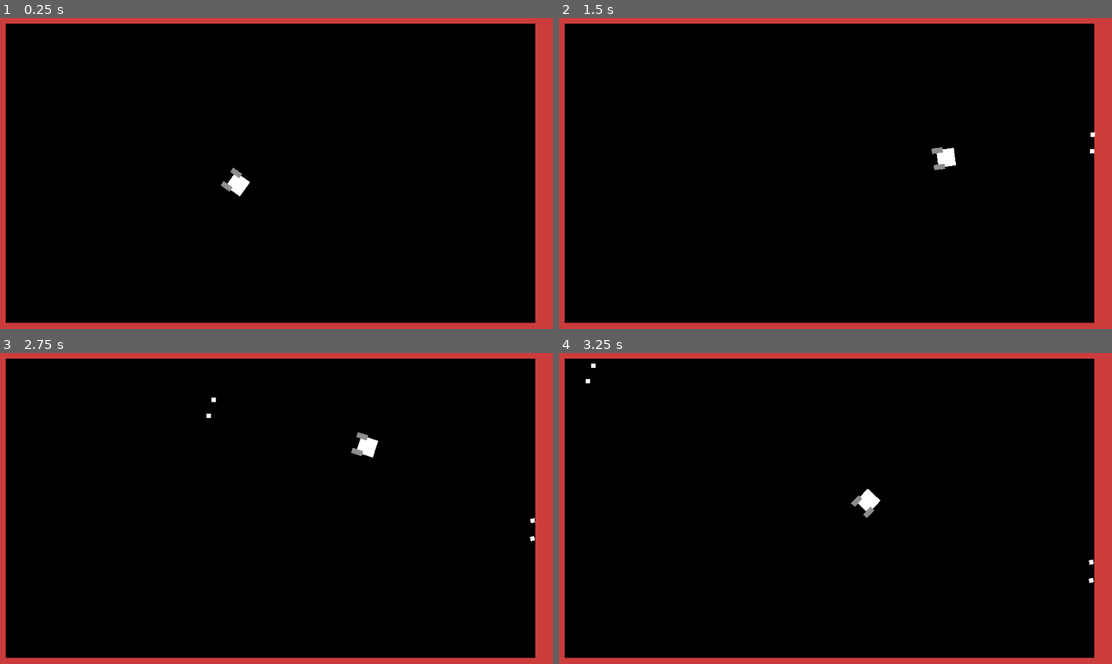
Above: before the commit, frames 1-4 (two rows, left to right).
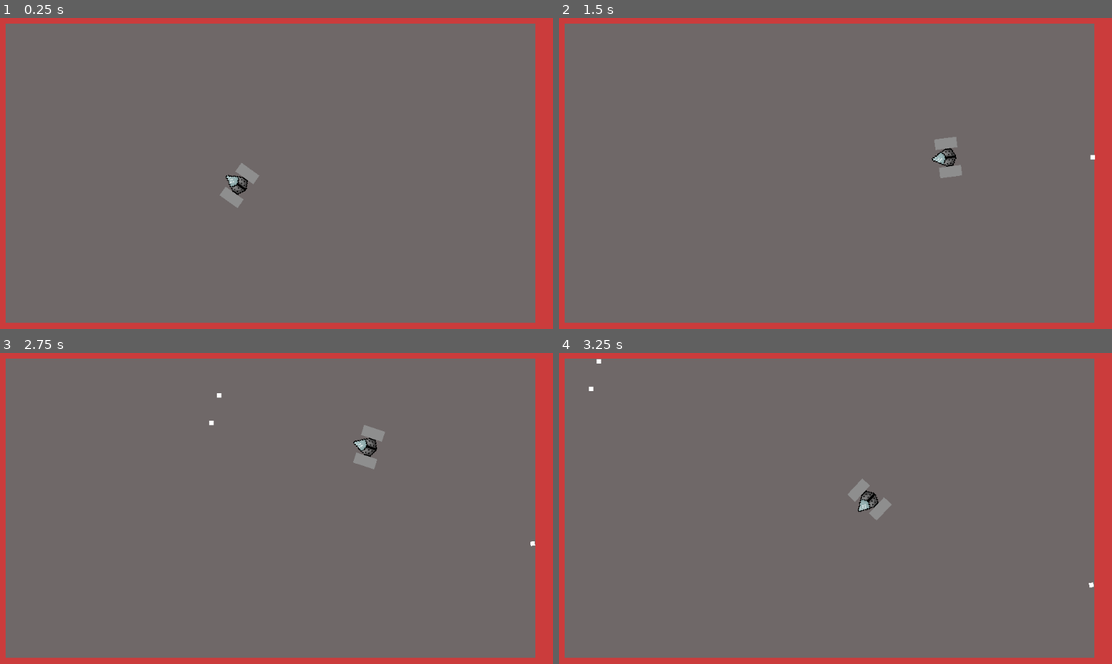
Above: after the commit, the same moments.

Repository: Hirnzwirbler/Top-Down-Shooter
Game: Godot game, scene res://World.tscn
Same seed, same stepped clock (60 frames per second), same inputs: the game is played once before the commit and once after it.
Inputs (mouse positions are in pixels of both pictures, inside the frame that each line leads up to):
- Up to frame 1 (0.25 s): no input
- Up to frame 2 (1.5 s): tap Enter at 0.5 s; move the mouse to (951, 154) at 0.52 s; press the mouse at (951, 154) at 0.53 s; hold Up (ui_up) 0.53-1.28 s; move the mouse to (713, 189) at 1.27 s; release the mouse at (713, 189) at 1.28 s; hold Down (ui_down) from 1.28 s (still down); click (713, 189) at 1.35 s
- Up to frame 3 (2.75 s): move the mouse to (326, 433) at 2.02 s; release Down (ui_down) at 2.03 s; press the mouse at (326, 433) at 2.03 s; hold Up (ui_up) from 2.03 s (still down)
- Up to frame 4 (3.25 s): keep holding Up (ui_up); move the mouse to (802, 570) at 2.77 s; release the mouse at (802, 570) at 2.78 s; click (802, 570) at 2.85 s

The runs differ from the first frame. In frame 1, 92% of the frame differs, in the area x 1-97%, y 1-98%; in frame 2, 92%; in frame 3, 92%; in frame 4, 92%.

Commit message:
Added Sprite for Player

Diff:
--- a/Player.tscn
+++ b/Player.tscn
@@ -1,11 +1,8 @@
-[gd_scene load_steps=5 format=2]
+[gd_scene load_steps=4 format=2]
 
-[ext_resource path="res://Square_16_16.png" type="Texture" id=1]
+[ext_resource path="res://Mech_Top_Down_32_32.png" type="Texture" id=1]
 [ext_resource path="res://Player.gd" type="Script" id=2]
 [ext_resource path="res://Cannon.tscn" type="PackedScene" id=3]
-
-[sub_resource type="RectangleShape2D" id=1]
-extents = Vector2( 16, 16 )
 
 [node name="Player" type="KinematicBody2D"]
 position = Vector2( 87.75, 87 )
@@ -16,16 +13,10 @@
 texture = ExtResource( 1 )
 
 [node name="Cannon" parent="Sprite" instance=ExtResource( 3 )]
-position = Vector2( 7.125, -7.5 )
-scale = Vector2( 0.5, 0.5 )
+position = Vector2( -2.375, -13 )
 
 [node name="Cannon2" parent="Sprite" instance=ExtResource( 3 )]
-position = Vector2( 7.125, 7.5 )
-scale = Vector2( 0.5, 0.5 )
+position = Vector2( -1.375, 13 )
 
-[node name="CollisionShape2D" type="CollisionShape2D" parent="."]
-shape = SubResource( 1 )
-
-[node name="GunTimer1" type="Timer" parent="."]
-wait_time = 0.2
-one_shot = true
+[node name="CollisionShape2D" type="CollisionPolygon2D" parent="."]
+polygon = PoolVector2Array( -8.75, -25, -0.75, -25, -0.75, -16, 24.25, -2, 24.25, 2, -0.75, 16, -0.75, 25, -8.75, 25, -8.75, 16, -17.75, 3, -17.75, -3, -8.75, -16 )
--- a/World.tscn
+++ b/World.tscn
@@ -8,7 +8,7 @@
 [node name="ColorRect" type="ColorRect" parent="."]
 margin_right = 1023.0
 margin_bottom = 598.0
-color = Color( 0, 0, 0, 1 )
+color = Color( 0.439216, 0.411765, 0.411765, 1 )
 __meta__ = {
 "_edit_use_anchors_": false
 }
Binary file added: Mech_Top_Down_32_32.png
Not shown, added: Mech_Top_Down_32_32.png.import
